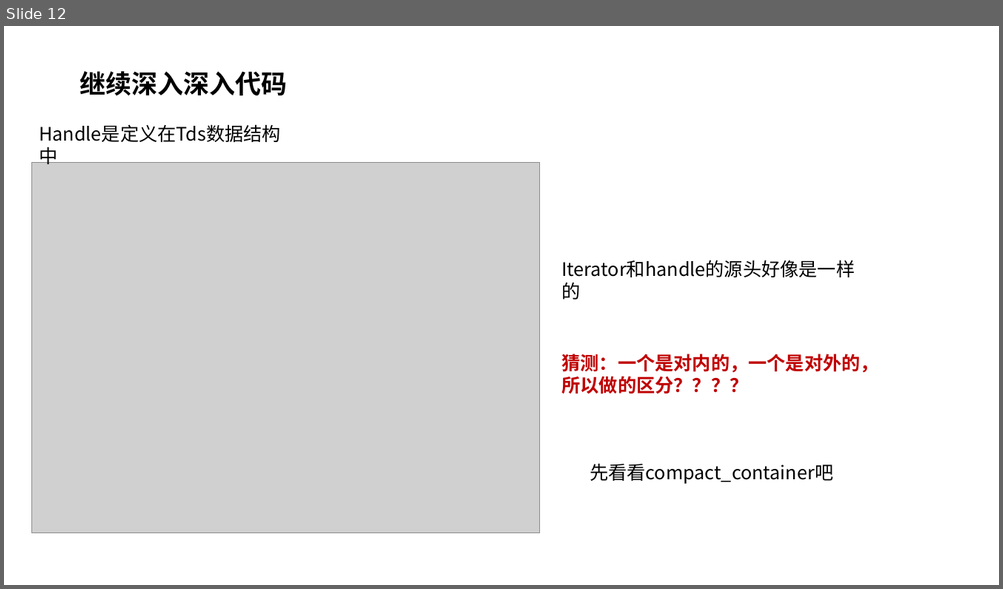
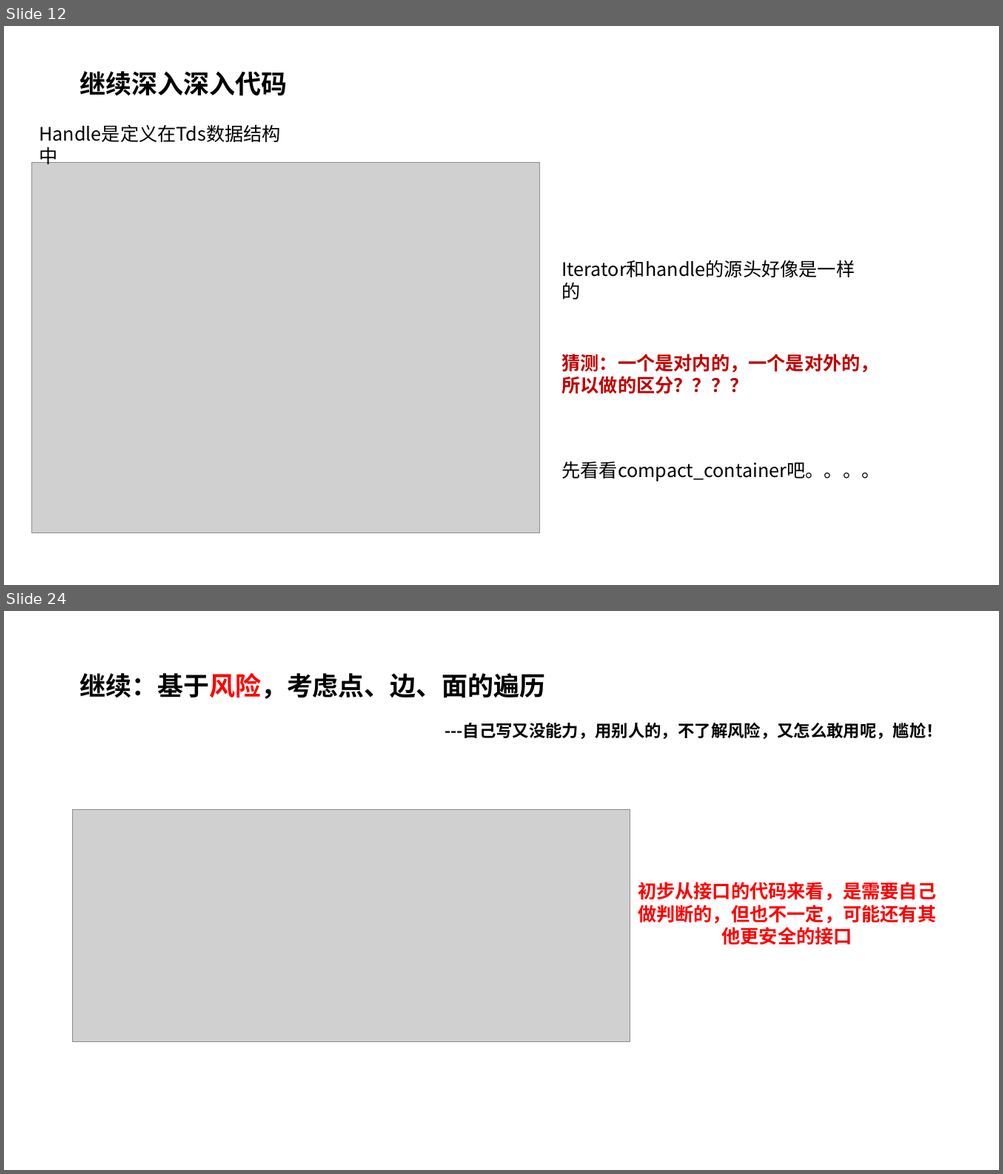
Before and after one commit to pczpcz/GAME102Learning, a slide deck: note/01 geometry algorithm/CGAL.pptx. Shown one above the other, each under a label of ours: slide 12 before the commit, slides 12 and 24 after it; the slides between them are not shown. The pictures are 1003x589 and 1003x1174 pixels, drawn with LibreOffice and Linux fonts; fonts in the diff are those of the drawing; grey boxes stand for pictures. Boxes give left, top, right and bottom in pixels: in the first picture for what was removed or moved away, otherwise in the second. Text is boxed around its words. In the diff, an @@ line names an element or a change of style, - is before the commit and + after.

```diff
--- a/note/01 geometry algorithm/CGAL.pptx
+++ b/note/01 geometry algorithm/CGAL.pptx
@@ slide 24 added at (4, 611, 999, 1170), background #FFFFFF @@
@@ title added at (79, 673, 545, 699), 25 pt, text #000000, bold @@
+继续：基于风险，考虑点、边、面的遍历
@@ text added at (444, 723, 942, 739), 16 pt, text #000000, bold @@
+---自己写又没能力，用别人的，不了解风险，又怎么敢用呢，尴尬！
@@ picture added at (73, 809, 630, 1042) @@
@@ text added at (637, 882, 936, 945), 18 pt, text #FF0000, bold @@
+初步从接口的代码来看，是需要自己做判断的，但也不一定，可能还有其他更安全的接口
@@ slide 12 changed as well @@
@@ text at (561, 461, 879, 482): text changed @@
-先看看compact_container吧
+先看看compact_container吧。。。。
```
Also in this commit, not shown: 26 other slides added, 2 other files.
